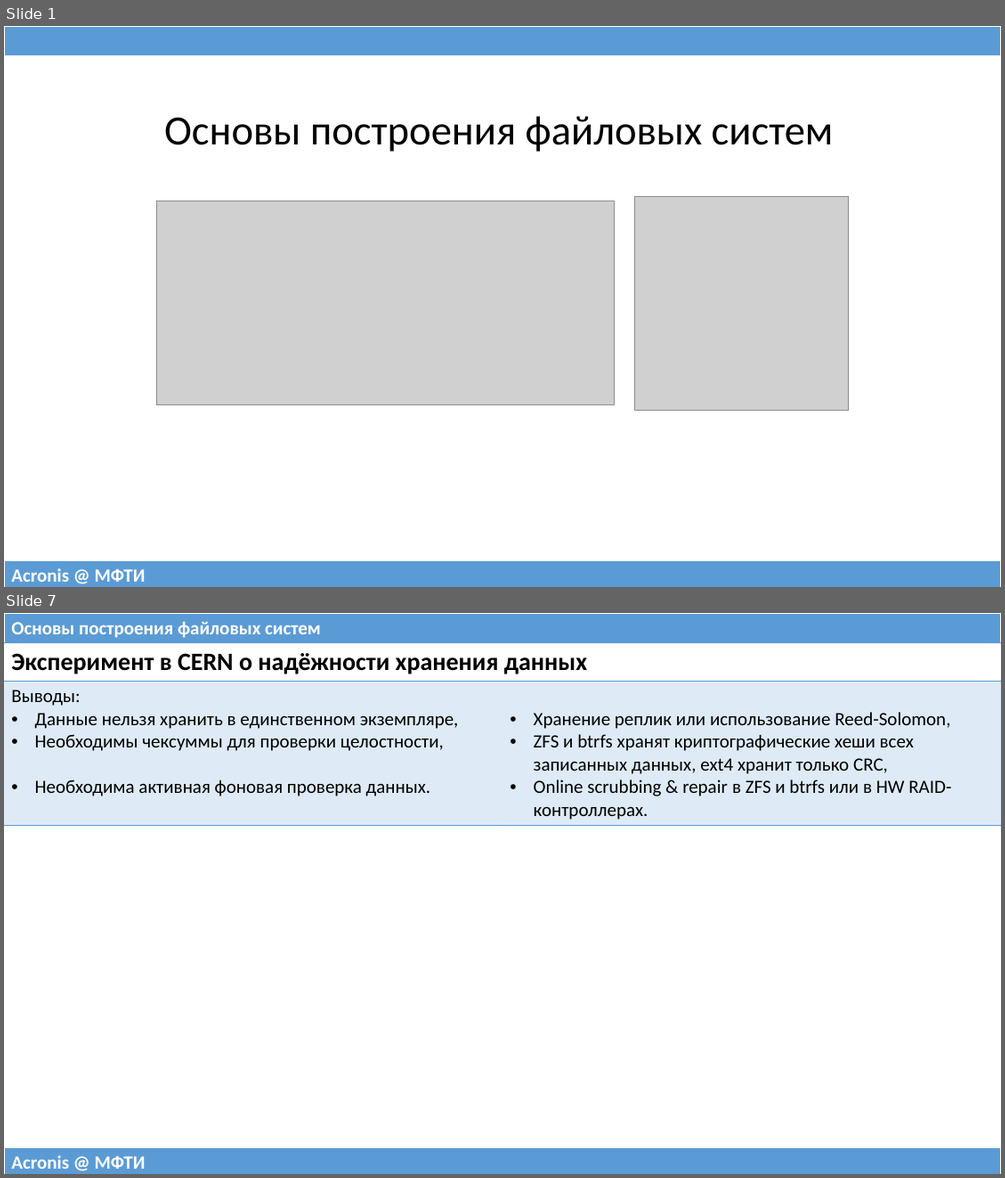
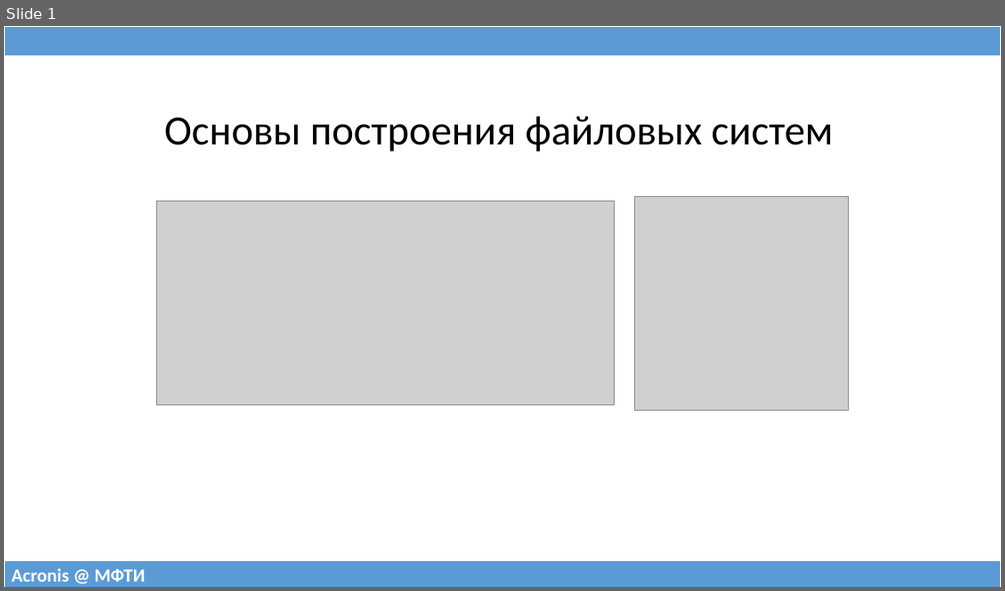
Before and after one commit to 75cc8545e7b021ed280ed0ef99fc7fc4/filesystems-101, a slide deck: talks/src/class08.pptx. Shown one above the other, each under a label of ours: slides 1 and 7 before the commit, slide 1 after it; the slides between them are not shown. The pictures are 1005x1178 and 1005x591 pixels, drawn with LibreOffice and Linux fonts; fonts in the diff are those of the drawing; grey boxes stand for pictures. Boxes give left, top, right and bottom in pixels: in the first picture for what was removed or moved away, otherwise in the second. Text is boxed around its words. In the diff, an @@ line names an element or a change of style, - is before the commit and + after.

```diff
--- a/talks/src/class08.pptx
+++ b/talks/src/class08.pptx
@@ slide 7 removed at (x1=4, y1=613, x2=1001, y2=1174), background #FFFFFF @@
@@ table removed at (x1=4, y1=613, x2=1001, y2=643), 1 rows, 1 columns @@
-Основы построения файловых систем
@@ table removed at (x1=4, y1=643, x2=1001, y2=823), 2 rows, 2 columns @@
-Эксперимент в CERN о надёжности хранения данных | 
-Выводы: / Данные нельзя хранить в единственном экземпляре, / Необходимы чексуммы для проверки целостности, / Необходима активная фоновая проверка данных. | Хранение реплик или использование Reed-Solomon, / ZFS и btrfs хранят криптографические хеши всех записанных данных, ext4 хранит только CRC, / Online scrubbing & repair в ZFS и btrfs или в HW RAID-контроллерах.
@@ table removed at (x1=4, y1=1147, x2=1001, y2=1174), 1 rows, 1 columns @@
-Acronis @ МФТИ
```
Also in this commit, not shown: 1 slide changed, 29 slides added, 23 other slides removed, 1 other file.
